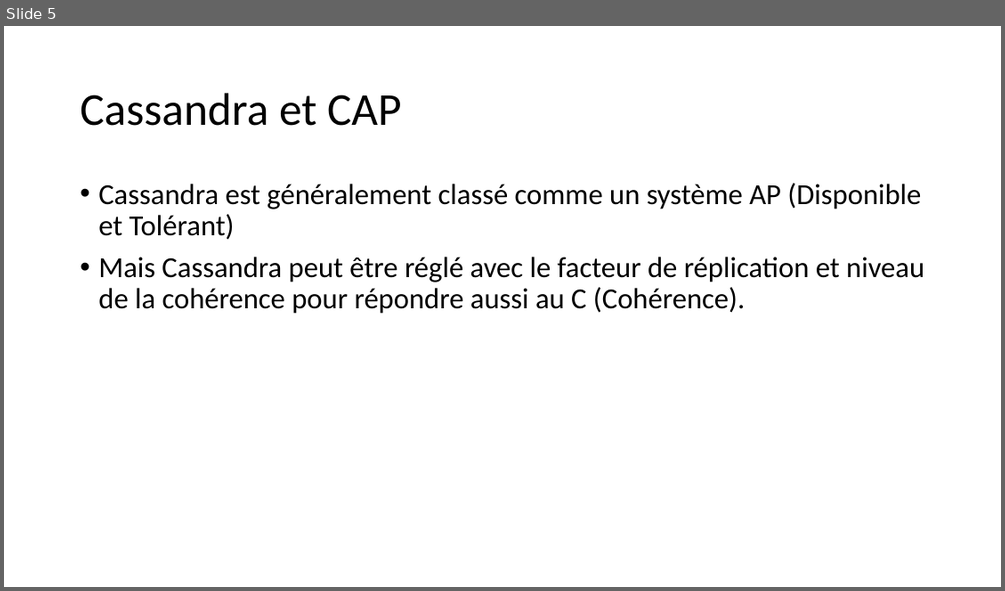
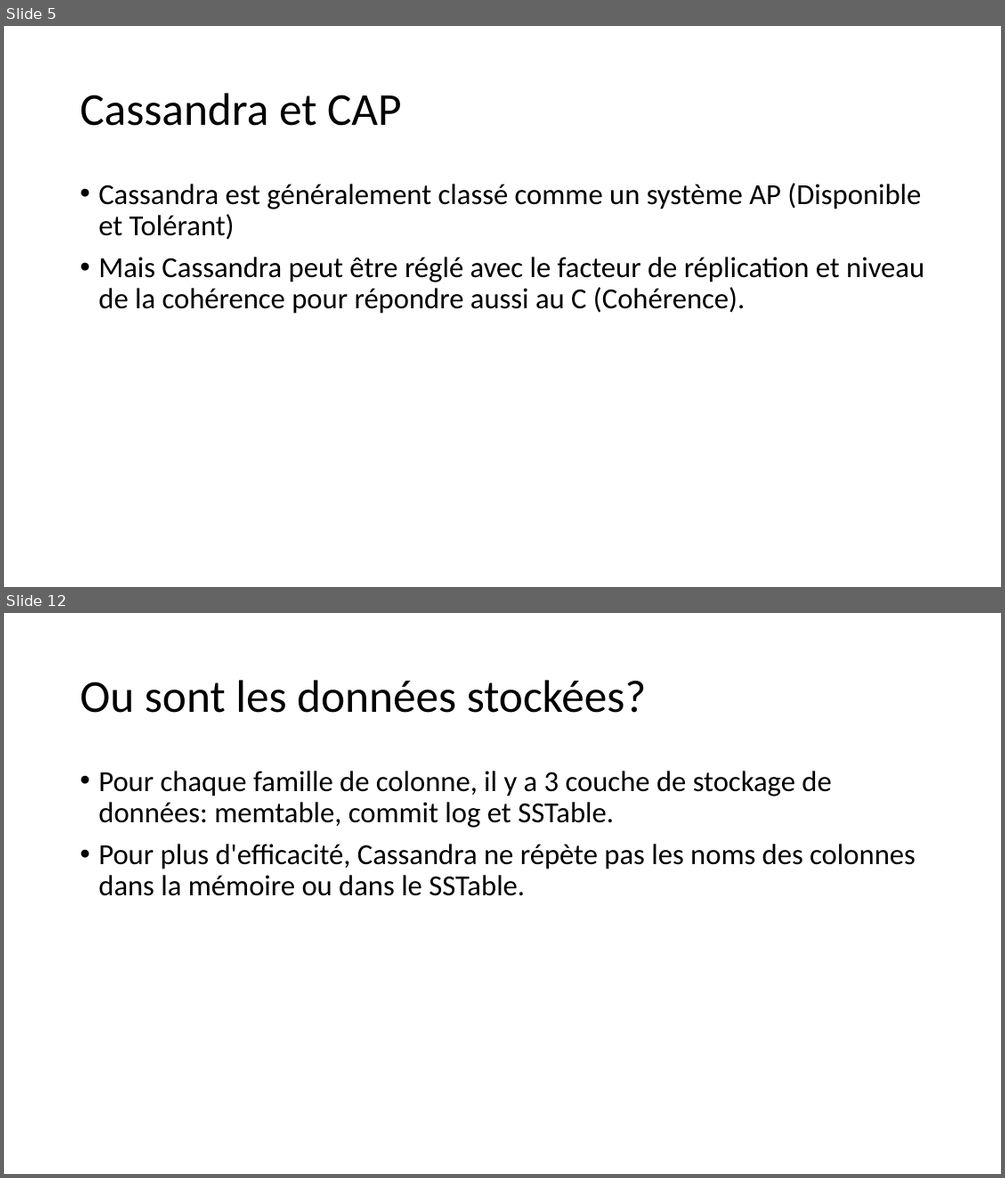
Before and after one commit to khalilbsaibes/cassandra, a slide deck: Cassandra.pptx. Shown one above the other, each under a label of ours: slide 5 before the commit, slides 5 and 12 after it; the slides between them are not shown. The pictures are 1005x591 and 1005x1178 pixels, drawn with LibreOffice and Linux fonts; fonts in the diff are those of the drawing. Boxes give left, top, right and bottom in pixels: in the first picture for what was removed or moved away, otherwise in the second. Text is boxed around its words. In the diff, an @@ line names an element or a change of style, - is before the commit and + after.

```diff
--- a/Cassandra.pptx
+++ b/Cassandra.pptx
@@ slide 12 added at box(4, 613, 1001, 1174), background #FFFFFF @@
@@ title added at box(80, 680, 647, 713), 44 pt, text #000000 @@
+Ou sont les données stockées?
@@ text added at box(98, 771, 915, 896), 28 pt, text #000000 @@
+• Pour chaque famille de colonne, il y a 3 couche de stockage de données: memtable, commit log et SSTable.
+• Pour plus d'efficacité, Cassandra ne répète pas les noms des colonnes dans la mémoire ou dans le SSTable.
```
Also in this commit, not shown: 3 slides changed, 7 other slides added.
